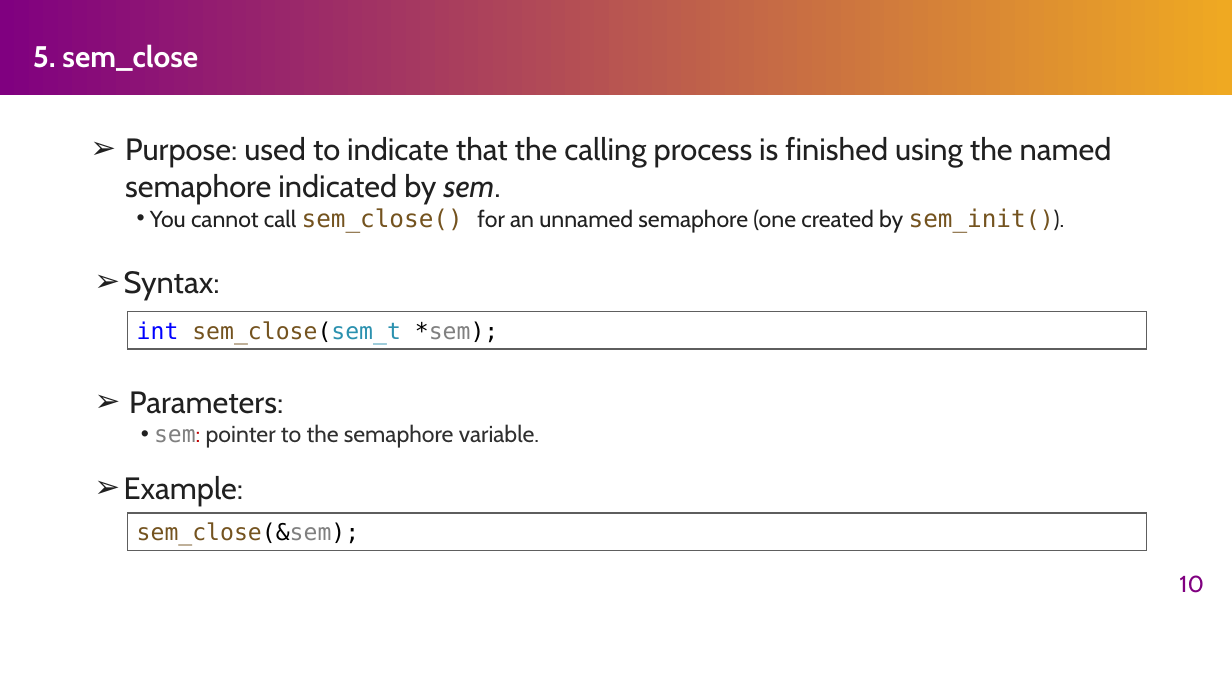
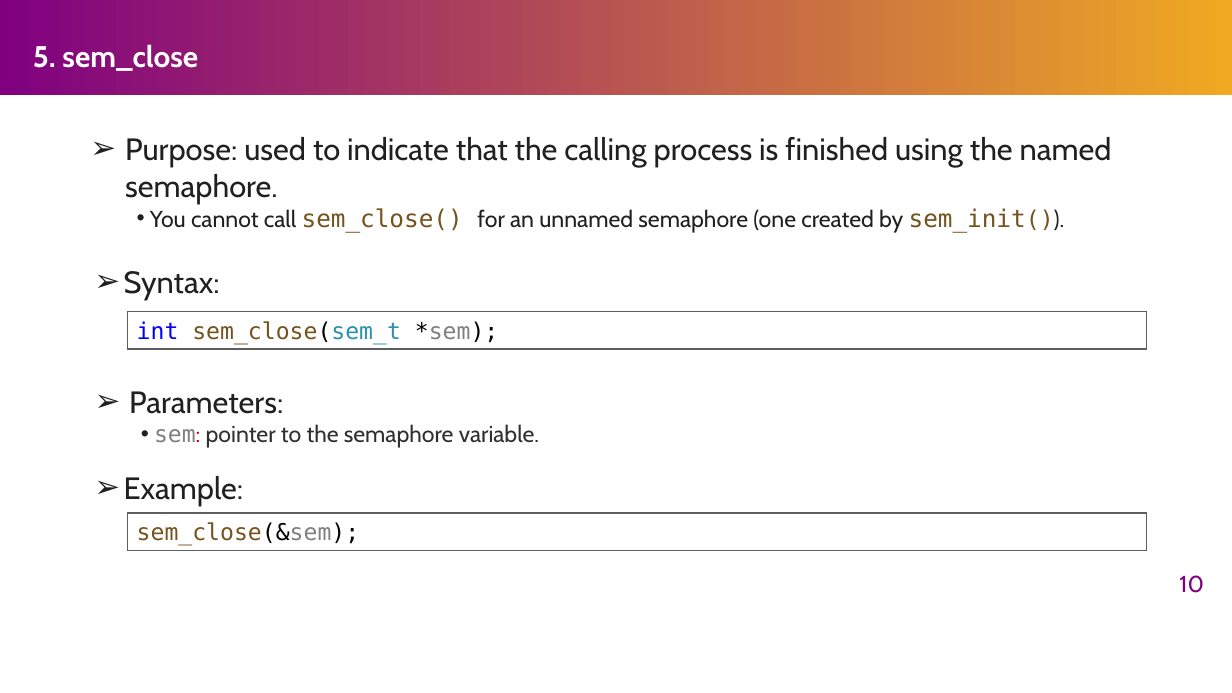
Before and after one commit to henryhxu/CSCI3150, a slide deck: slide 10 of tutorial/T06/tut06.pptx. Drawn at 1232x693 pixels with LibreOffice and Linux fonts; fonts in the diff are those of the drawing. Boxes give left, top, right and bottom in pixels: in the first picture for what was removed or moved away, otherwise in the second. Text is boxed around its words. In the diff, an @@ line names an element or a change of style, - is before the commit and + after.

```diff
--- a/tutorial/T06/tut06.pptx
+++ b/tutorial/T06/tut06.pptx
@@ text at bbox=[125, 137, 1112, 203]: text changed @@
-➢ Purpose: used to indicate that the calling process is finished using the named semaphore indicated by sem.
+➢ Purpose: used to indicate that the calling process is finished using the named semaphore.
```
Also in this commit, not shown: 12 other slides changed, 2 slides added, 2 other files.
